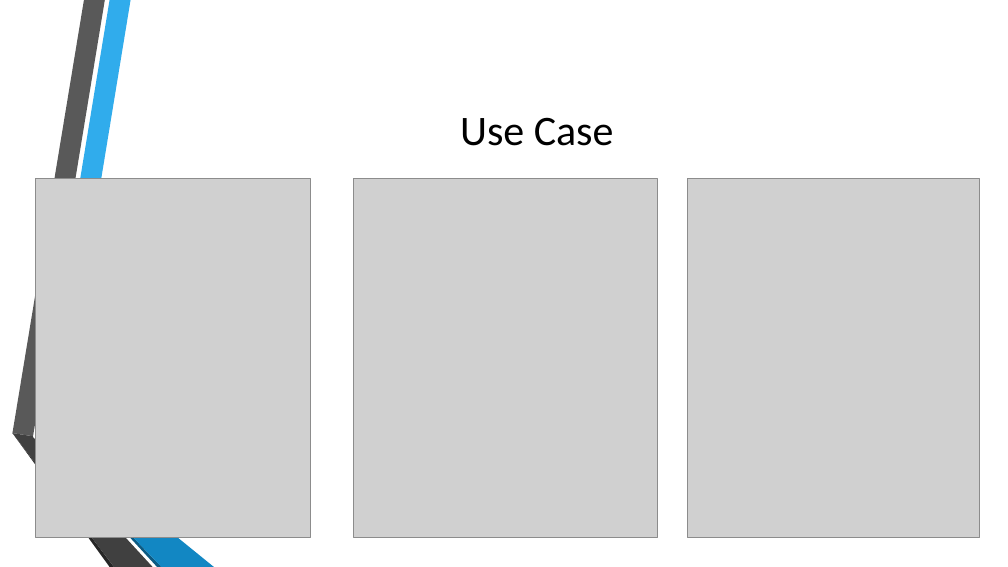
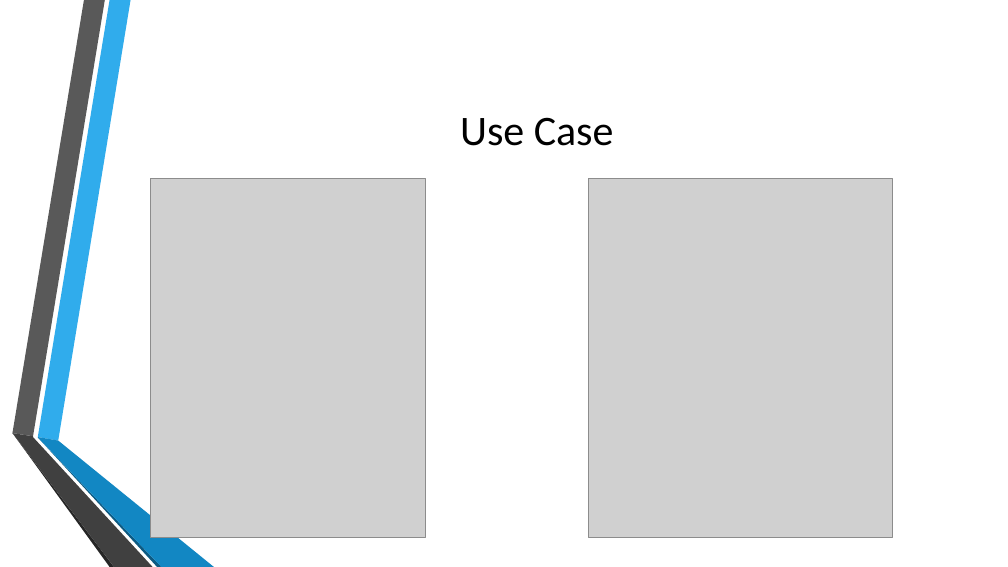
Before and after one commit to pldolot/apc-quality-cn131df131ss132-06, a slide deck: slide 5 of documentation/softdev/Support and Command Center.pptx (slide 6 before the commit). Drawn at 1008x567 pixels with LibreOffice and Linux fonts; fonts in the diff are those of the drawing; grey boxes stand for pictures; background and template pictures are left out. Boxes give left, top, right and bottom in pixels: in the first picture for what was removed or moved away, otherwise in the second. Text is boxed around its words. In the diff, an @@ line names an element or a change of style, - is before the commit and + after.

```diff
--- a/documentation/softdev/Support and Command Center.pptx
+++ b/documentation/softdev/Support and Command Center.pptx
@@ picture: place and size @@
-picture at [36, 178, 311, 537]
+picture at [150, 178, 426, 537]
@@ picture: place and size @@
-picture at [354, 178, 658, 537]
+picture at [588, 178, 892, 537]
@@ picture removed at [687, 178, 980, 537] @@
```
Also in this commit, not shown: 1 slide removed, 10 other files.
